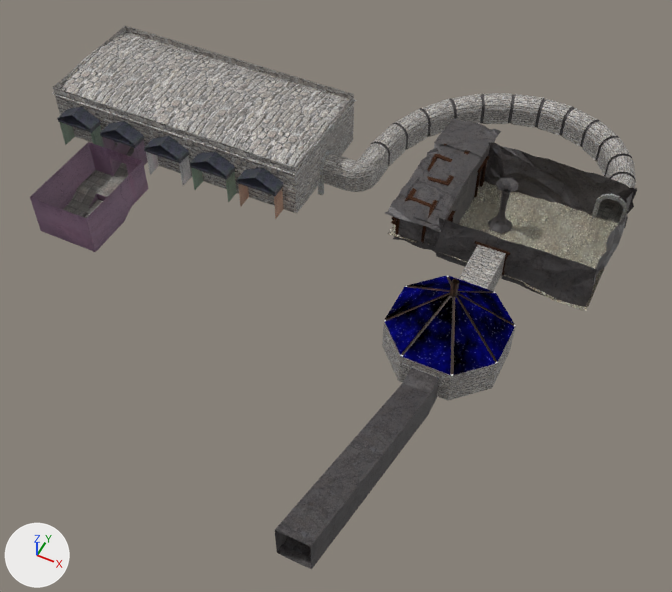
A saved change to the Blender file Assets/Models/Demo Dungeon.blend.
Rendered twice from a camera (50 mm lens) standing at (9.6, -49.1, 50.0) and looking at (-11.7, -6.6, -3.1). The lights are fixed; the arrows at lower left show +X, +Y and +Z. The older version comes first.
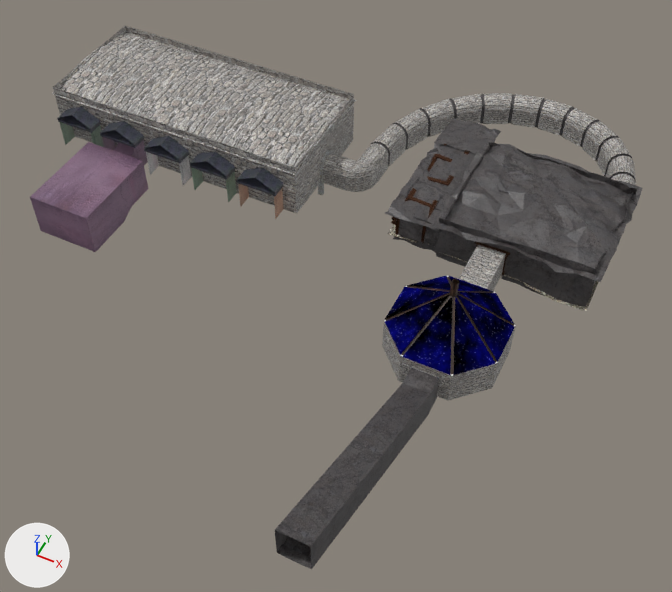
Pixel boxes (x1, y1, x2, y2) of what changed, in the pictures (672 x 592 px):
'Plane.013', shown: after (432, 143, 642, 282)
'Plane.005', shown (purple): after (30, 142, 142, 218)
'Plane.014', unchanged, covered by the edit: before (439, 181, 618, 310); after (439, 252, 598, 310)
'Plane.012', unchanged, covered by the edit: before (484, 143, 637, 228); after (489, 143, 637, 194)

What changed in the scene script:
```text
Change ob_plane_013:
    remove ob_plane_013.hide_set(True)
Change ob_plane_005:
    remove ob_plane_005.hide_set(True)
```
